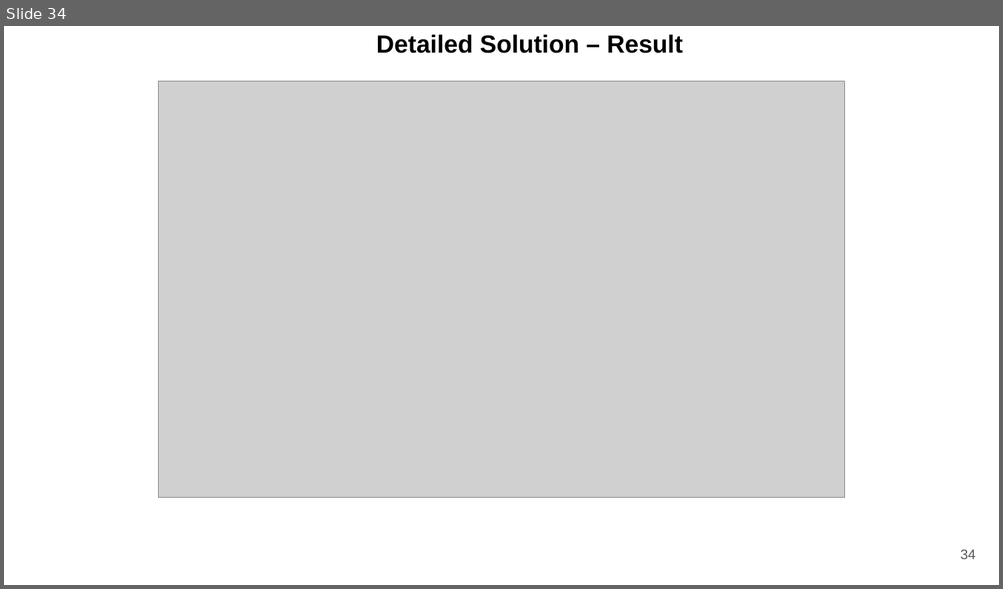
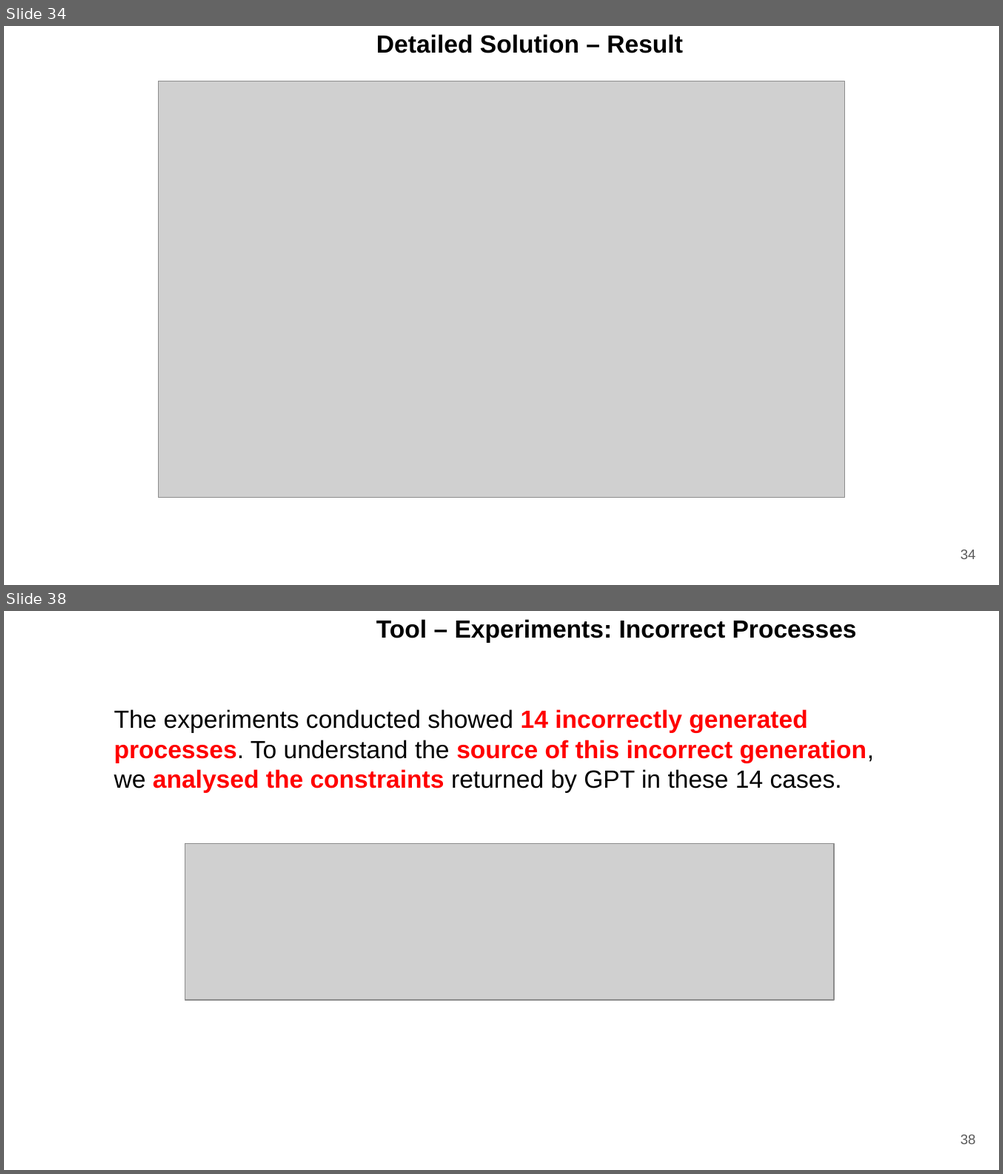
Before and after one commit to QuentinNivon/quentinnivon.github.io, a slide deck: presentations/LLM-Based_Generation_of_BPMN_Workflows_From_Textual_Descriptions.pptx. Shown one above the other, each under a label of ours: slide 34 before the commit, slides 34 and 38 after it; the slides between them are not shown. The pictures are 1003x589 and 1003x1174 pixels, drawn with LibreOffice and Linux fonts; fonts in the diff are those of the drawing; grey boxes stand for pictures; background and template pictures are left out. Boxes give left, top, right and bottom in pixels: in the first picture for what was removed or moved away, otherwise in the second. Text is boxed around its words. In the diff, an @@ line names an element or a change of style, - is before the commit and + after.

```diff
--- a/presentations/LLM-Based_Generation_of_BPMN_Workflows_From_Textual_Descriptions.pptx
+++ b/presentations/LLM-Based_Generation_of_BPMN_Workflows_From_Textual_Descriptions.pptx
@@ slide 38 added at box(4, 611, 999, 1170), background picture (left out) @@
@@ text added at box(376, 619, 856, 642), 18 pt, text #000000, bold @@
+Tool – Experiments: Incorrect Processes
@@ text added at box(114, 709, 874, 792), 18 pt, text #FF0000, bold @@
+The experiments conducted showed 14 incorrectly generated processes. To understand the source of this incorrect generation, we analysed the constraints returned by GPT in these 14 cases.
@@ picture added at box(185, 843, 834, 1000) @@
@@ page number added at box(960, 1135, 976, 1145), 10 pt, text #595959 @@
+38
```
Also in this commit, not shown: 2 slides changed, 4 other slides added, 3 other files.
